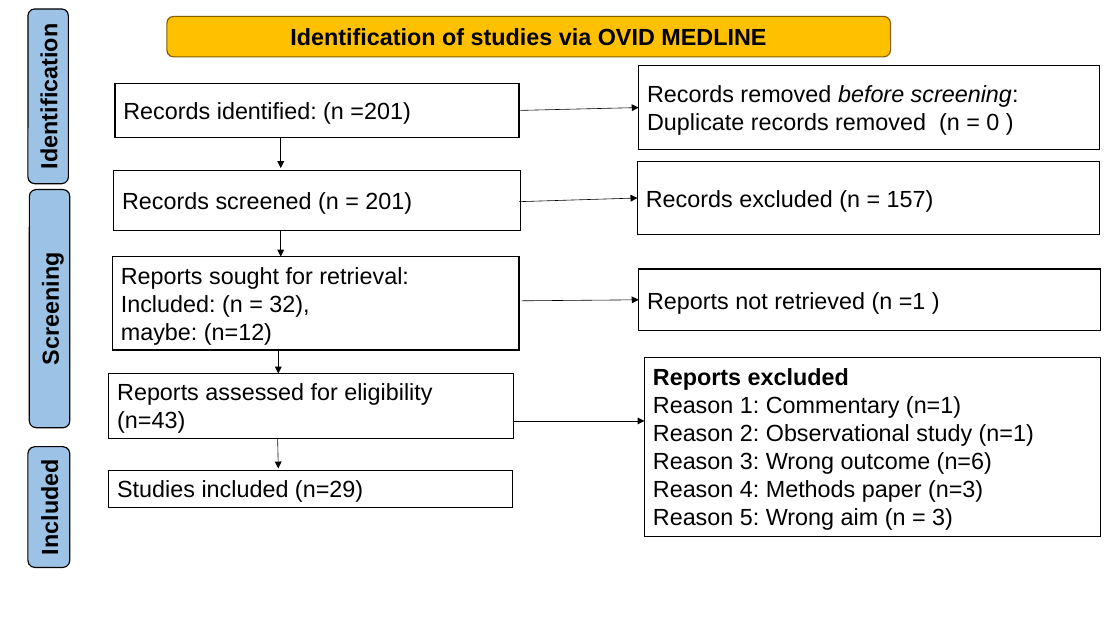
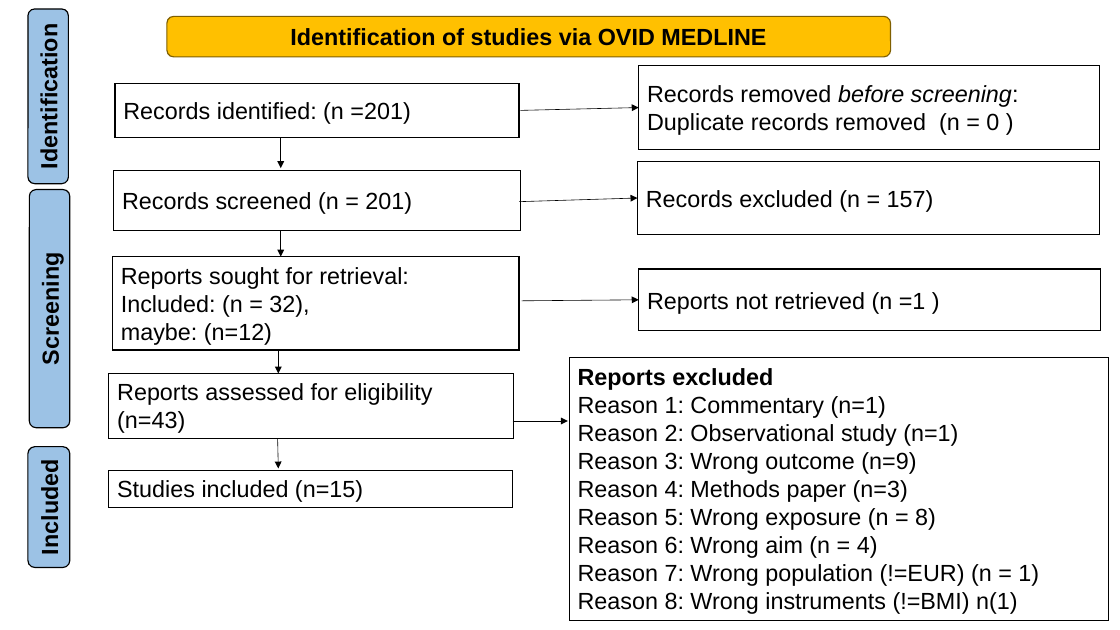
Before and after one commit to winfrednyoroka/Streamlit_MRevidenceentryapp, a slide deck: slide 1 of PRISMA_WORKFLOW.pptx. Drawn at 1120x630 pixels with LibreOffice and Linux fonts; fonts in the diff are those of the drawing. Boxes give left, top, right and bottom in pixels: in the first picture for what was removed or moved away, otherwise in the second. Text is boxed around its words. In the diff, an @@ line names an element or a change of style, - is before the commit and + after.

```diff
--- a/PRISMA_WORKFLOW.pptx
+++ b/PRISMA_WORKFLOW.pptx
@@ rectangle "Reports excluded": place and size @@
-rectangle "Reports excluded" at [644, 358, 1101, 536]
+rectangle "Reports excluded" at [570, 358, 1109, 621]
@@ arrow moved from (513, 421) - (644, 421) to (513, 421) - (568, 421) @@
@@ text in rectangle at [578, 452, 916, 474]: text changed @@
-Reason 3: Wrong outcome (n=6)
+Reason 3: Wrong outcome (n=9)
@@ text in rectangle at [117, 480, 363, 502]: text changed @@
-Studies included (n=29)
+Studies included (n=15)
@@ text in rectangle at [578, 508, 1039, 614]: text changed @@
-Reason 5: Wrong aim (n = 3)
+Reason 5: Wrong exposure (n = 8)
+Reason 6: Wrong aim (n = 4)
+Reason 7: Wrong population (!=EUR) (n = 1)
+Reason 8: Wrong instruments (!=BMI) n(1)
```
Also in this commit, not shown: 15 other files.
